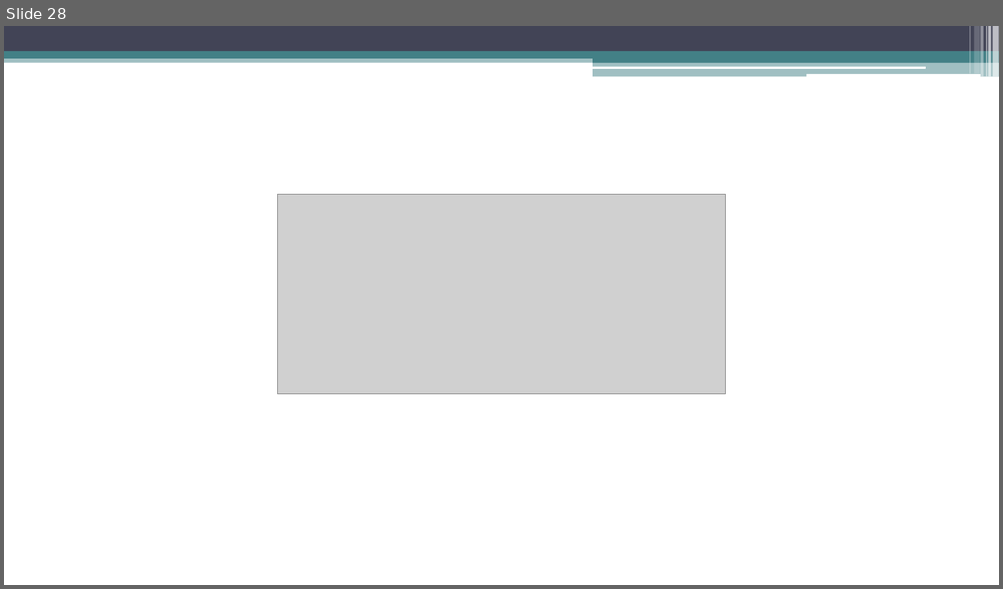
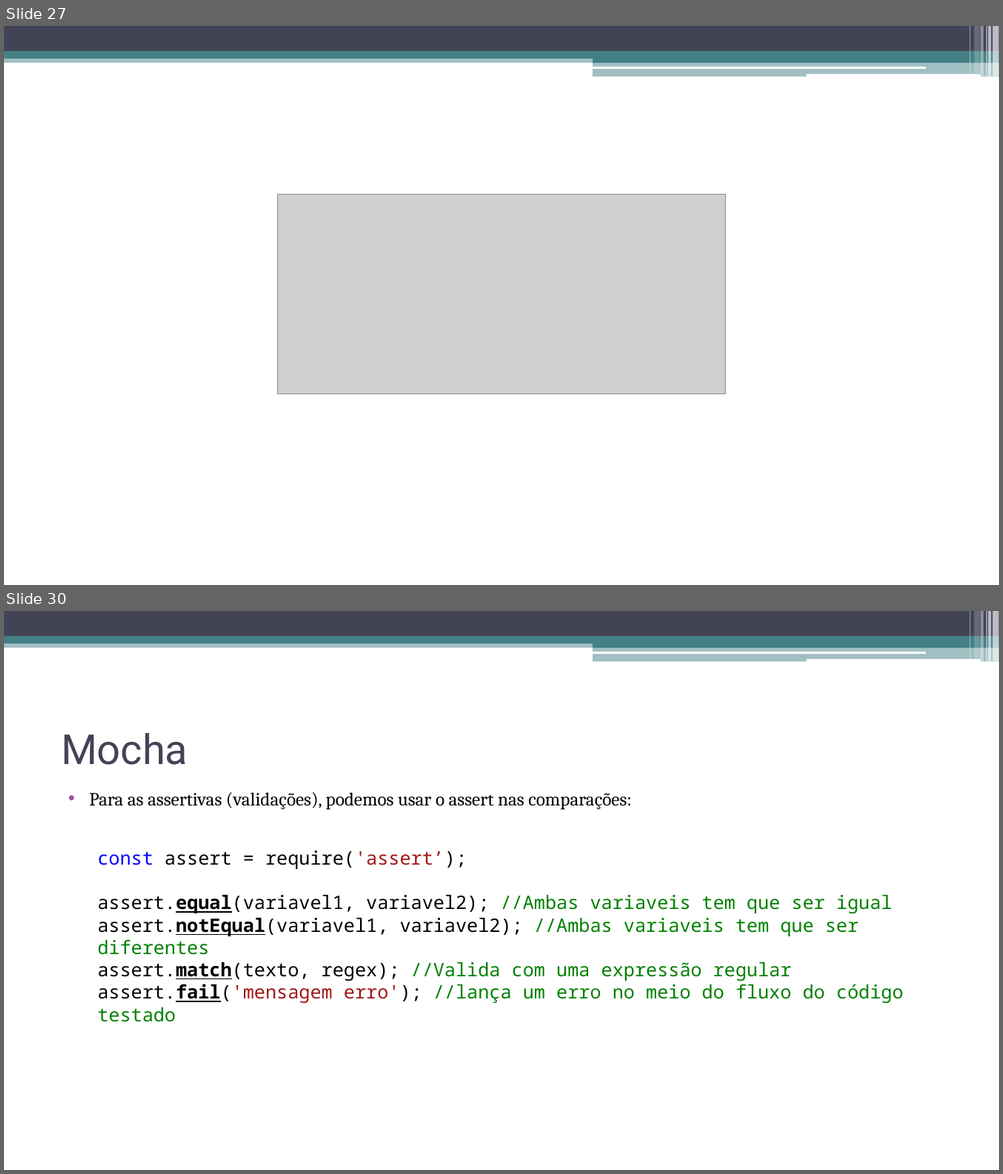
Before and after one commit to CarlosWGama/js-selenium, a slide deck: Teste - Selenium e Mocha.pptx. Shown one above the other, each under a label of ours: slide 28 before the commit, slides 27 and 30 after it; the slides between them are not shown. The pictures are 1003x589 and 1003x1174 pixels, drawn with LibreOffice and Linux fonts; fonts in the diff are those of the drawing; grey boxes stand for pictures. Boxes give left, top, right and bottom in pixels: in the first picture for what was removed or moved away, otherwise in the second. Text is boxed around its words. In the diff, an @@ line names an element or a change of style, - is before the commit and + after.

```diff
--- a/Teste - Selenium e Mocha.pptx
+++ b/Teste - Selenium e Mocha.pptx
@@ slide 30 added at (x1=4, y1=611, x2=999, y2=1170), background #FFFFFF; not listed: 13 template elements that a slide beside it also shows @@
@@ title added at (x1=61, y1=733, x2=188, y2=765), 40 pt, text #424456 @@
+Mocha
@@ text added at (x1=89, y1=792, x2=632, y2=810), 18 pt, text #000000 @@
+• Para as assertivas (validações), podemos usar o assert nas comparações:
@@ text added at (x1=97, y1=851, x2=903, y2=1022), 18 pt, text #008000 @@
+const assert = require('assert’);
+assert.equal(variavel1, variavel2); //Ambas variaveis tem que ser igual
+assert.notEqual(variavel1, variavel2); //Ambas variaveis tem que ser diferentes
+assert.match(texto, regex); //Valida com uma expressão regular
+assert.fail('mensagem erro'); //lança um erro no meio do fluxo do código testado
@@ what was slide 28 is now slide 27 @@
```
Also in this commit, not shown: 1 slide changed, 5 other slides added, 1 slide removed, 4 other files.
